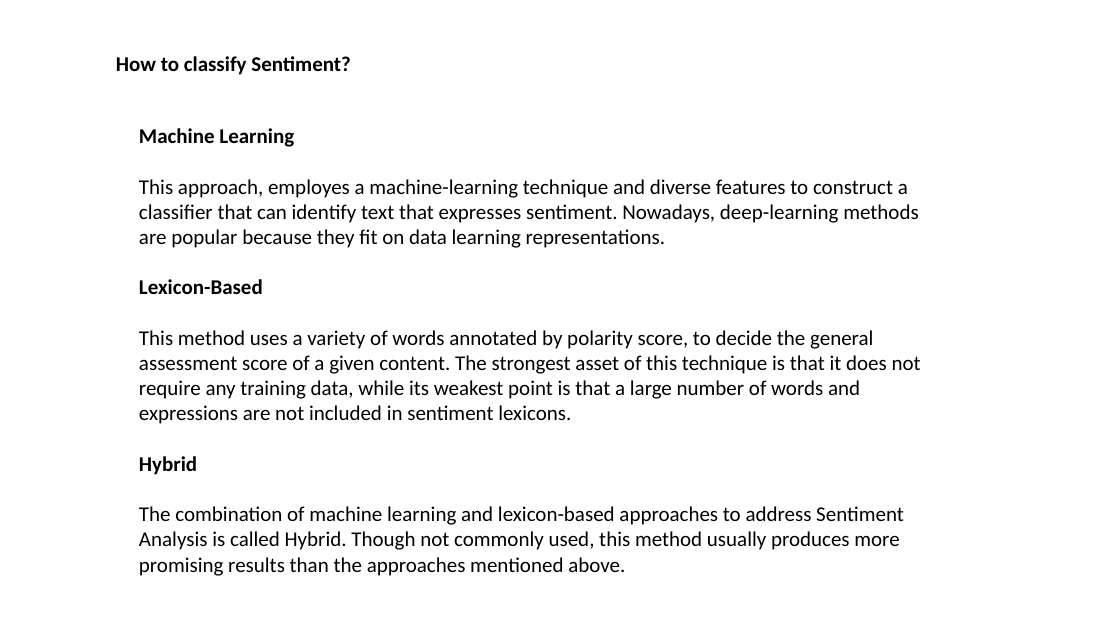
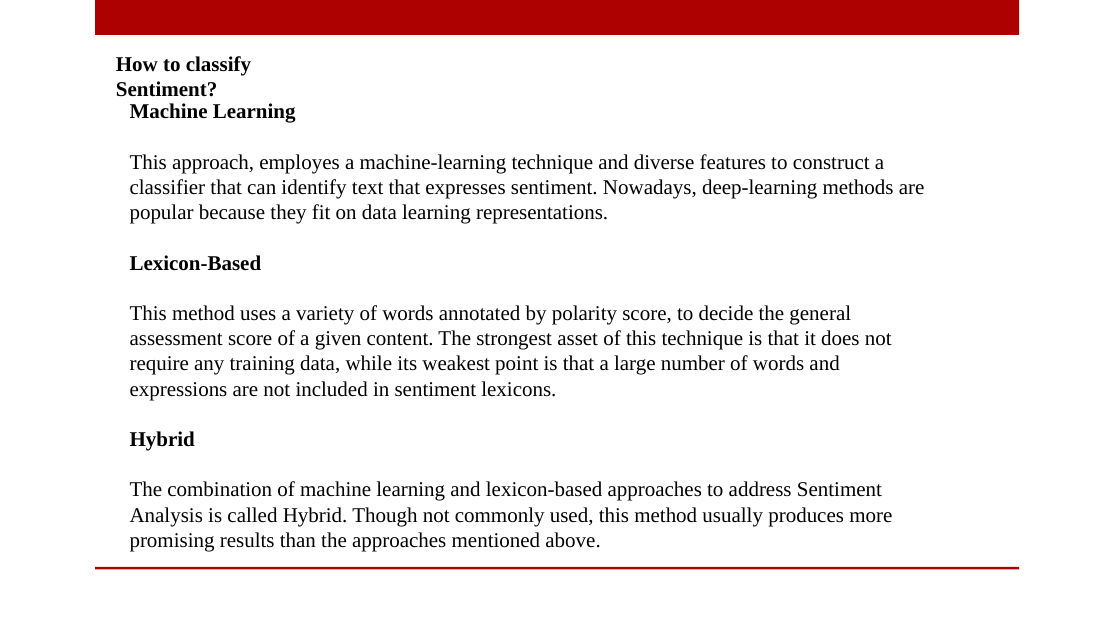
Before and after one commit to slugger07/ML-Experiments, a slide deck: slide 9 of Racism Analysis Twitter Data/Sentiment Analysis.pptx (slide 8 before the commit). Drawn at 1120x630 pixels with LibreOffice and Linux fonts; fonts in the diff are those of the drawing; background and template pictures are left out. Boxes give left, top, right and bottom in pixels: in the first picture for what was removed or moved away, otherwise in the second. Text is boxed around its words. In the diff, an @@ line names an element or a change of style, - is before the commit and + after.

```diff
--- a/Racism Analysis Twitter Data/Sentiment Analysis.pptx
+++ b/Racism Analysis Twitter Data/Sentiment Analysis.pptx
@@ rectangle added at box(95, 0, 1019, 35), fill #AD0101 @@
@@ text "How to classify Sentiment?" at box(116, 56, 251, 97): font Calibri to Times New Roman @@
@@ text "Machine Learning" at box(130, 103, 925, 552): font Calibri to Times New Roman @@
@@ text "Machine Learning": place and size @@
-text "Machine Learning" at box(139, 128, 921, 576)
+text "Machine Learning" at box(130, 103, 925, 552)
@@ rectangle added at box(95, 567, 1019, 570), fill #AD0101 @@
```
Also in this commit, not shown: 5 other slides changed, 16 slides added, 4 slides removed, 1 other file.
